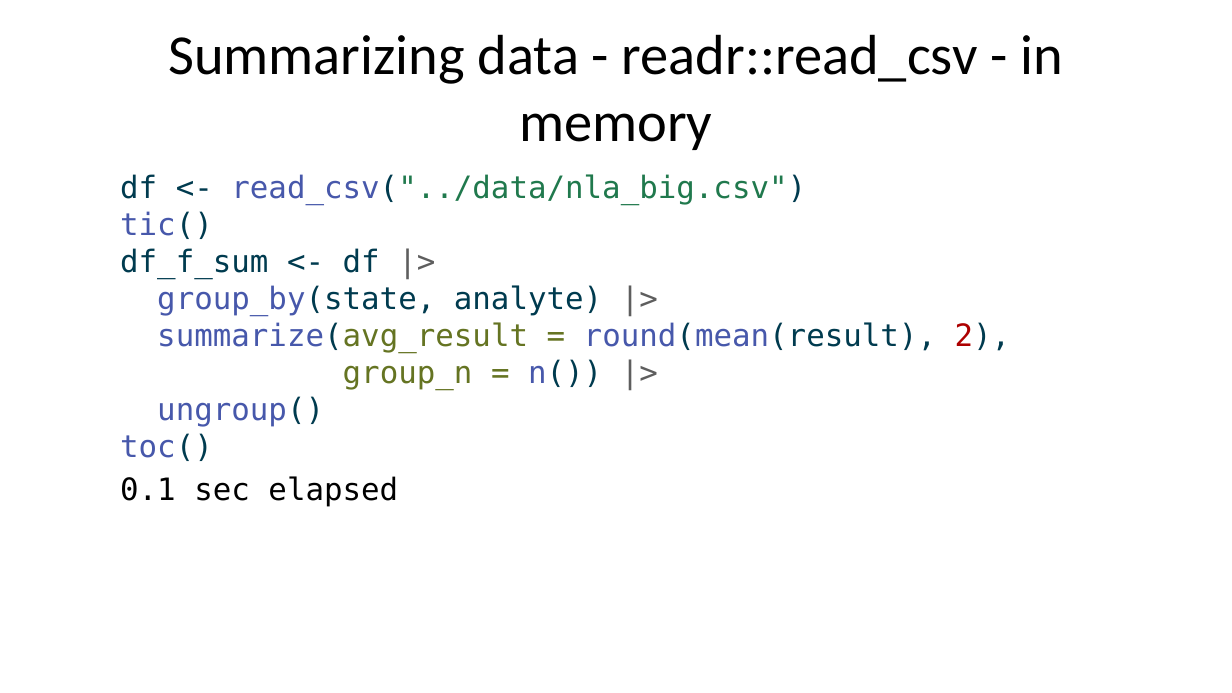
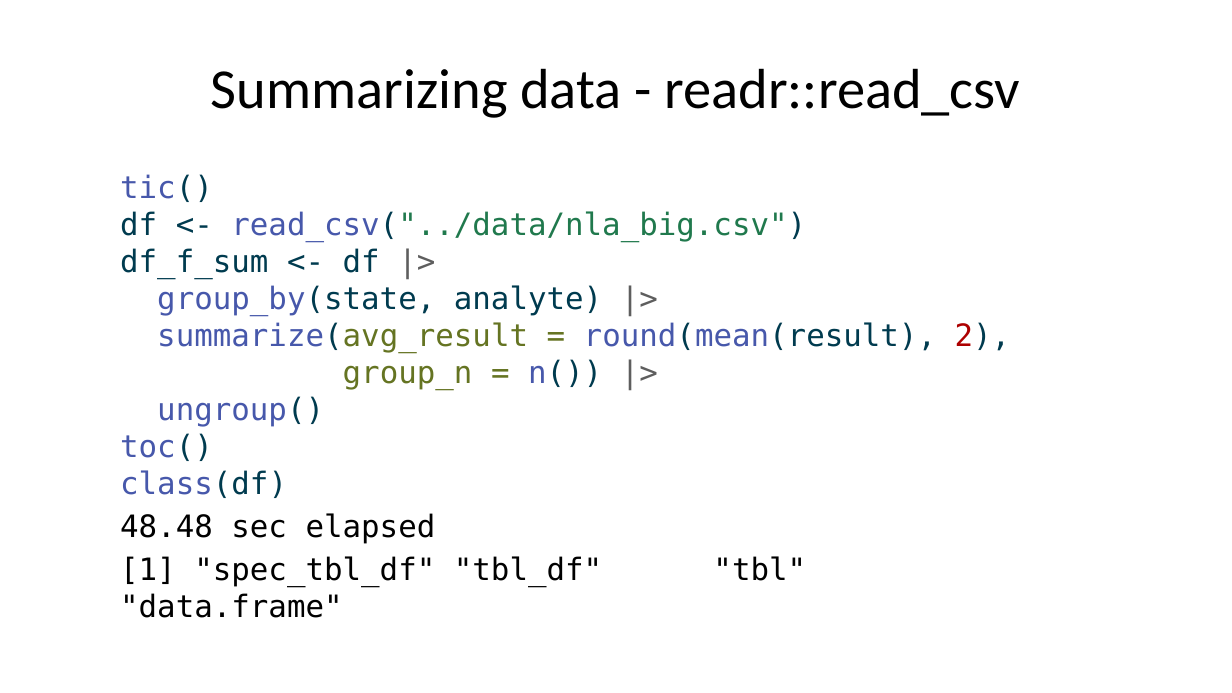
Before and after one commit to USEPA/biggish_data_r, a slide deck: slide 29 of presentation/biggish_data.pptx (slide 26 before the commit). Drawn at 1232x693 pixels with LibreOffice and Linux fonts; fonts in the diff are those of the drawing. Boxes give left, top, right and bottom in pixels: in the first picture for what was removed or moved away, otherwise in the second. Text is boxed around its words. In the diff, an @@ line names an element or a change of style, - is before the commit and + after.

```diff
--- a/presentation/biggish_data.pptx
+++ b/presentation/biggish_data.pptx
@@ title at (211,68,1021,118): text changed @@
-Summarizing data - readr::read_csv - in memory
+Summarizing data - readr::read_csv
@@ text at (120,174,1011,618): text changed @@
-df <- read_csv("../data/nla_big.csv")
-tic()
-df_f_sum <- df |>
-group_by(state, analyte) |>
-summarize(avg_result = round(mean(result), 2),
-group_n = n()) |>
-ungroup()
-toc()
-0.1 sec elapsed
+tic()
+df <- read_csv("../data/nla_big.csv")
+df_f_sum <- df |>
+group_by(state, analyte) |>
+summarize(avg_result = round(mean(result), 2),
+group_n = n()) |>
+ungroup()
+toc()
+class(df)
+48.48 sec elapsed
+[1] "spec_tbl_df" "tbl_df" "tbl" "data.frame"
```
Also in this commit, not shown: 32 other slides changed, 4 slides added, 4 other files.
